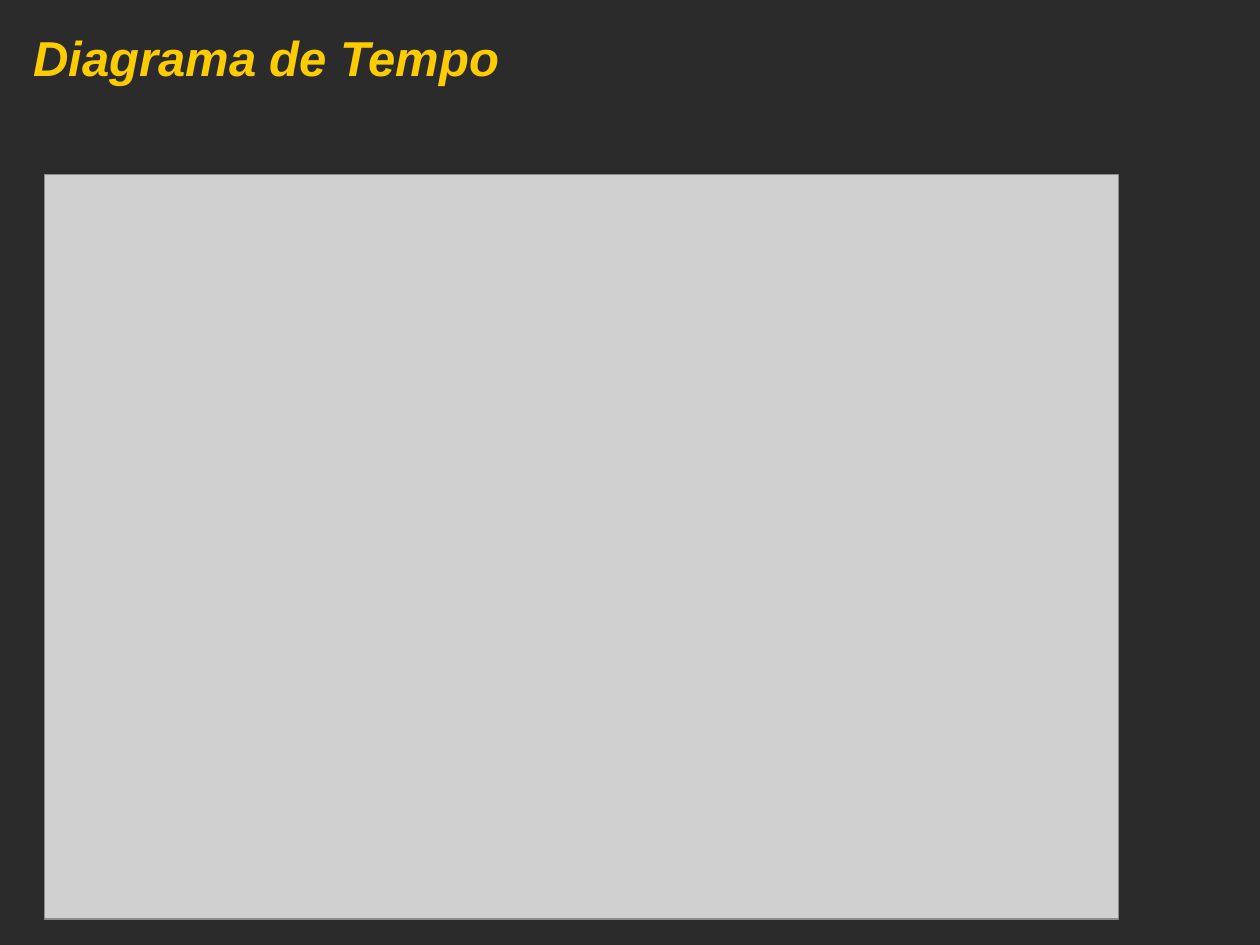
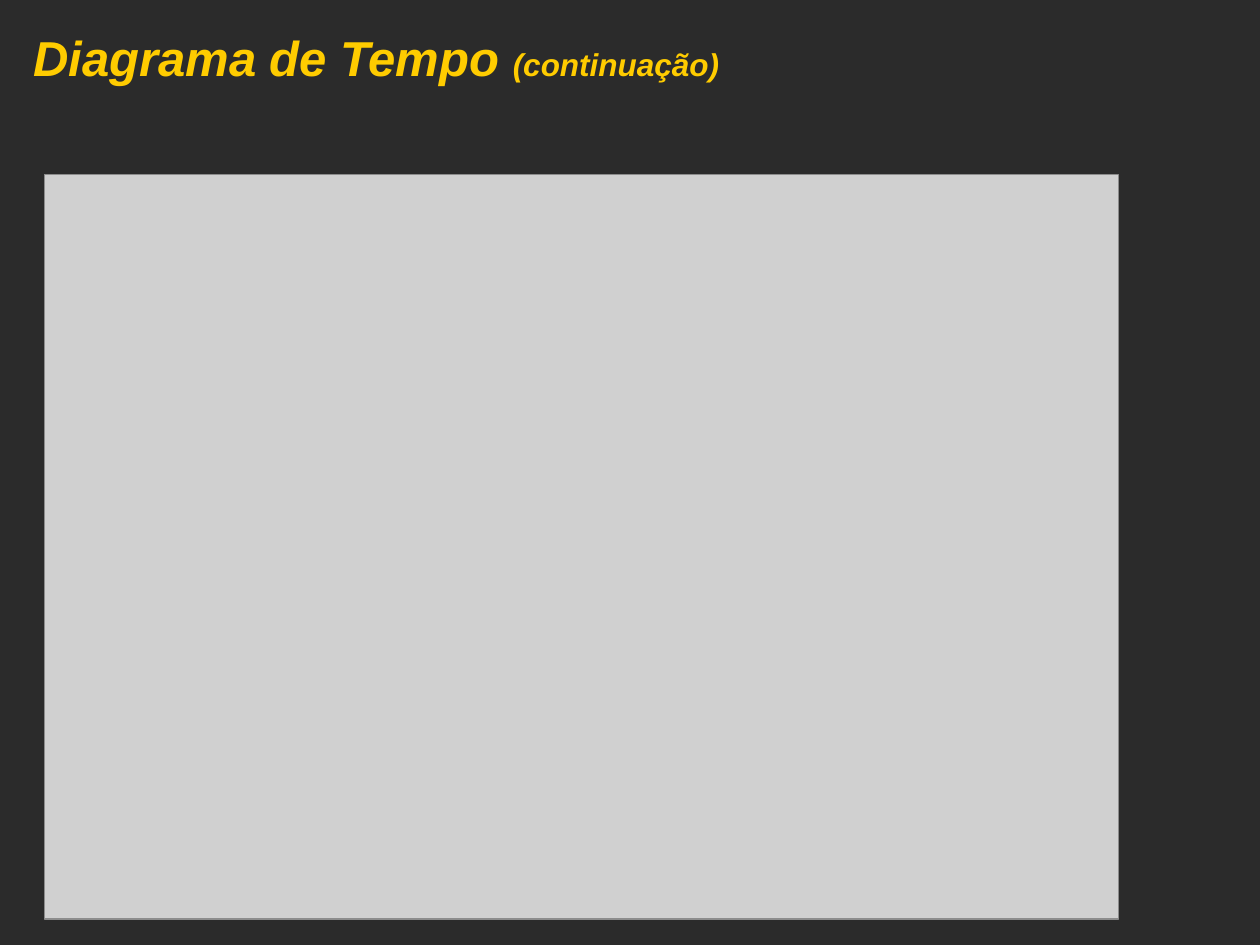
Before and after one commit to FrancescoBeghelli/TrabalhoES, a slide deck: slide 11 of ApresentaçãoFormatada.ppt. Drawn at 1260x945 pixels with LibreOffice and Linux fonts; fonts in the diff are those of the drawing; grey boxes stand for pictures; background and template pictures are left out; a plain dark background stands for a picture behind light text. Boxes give left, top, right and bottom in pixels: in the first picture for what was removed or moved away, otherwise in the second. Text is boxed around its words. In the diff, an @@ line names an element or a change of style, - is before the commit and + after.

```diff
--- a/ApresentaçãoFormatada.ppt
+++ b/ApresentaçãoFormatada.ppt
@@ text at [33, 40, 719, 86]: text changed @@
-Diagrama de Tempo
+Diagrama de Tempo (continuação)
```
Also in this commit, not shown: 1 other slide changed, 3 slides added, 2 slides removed.
